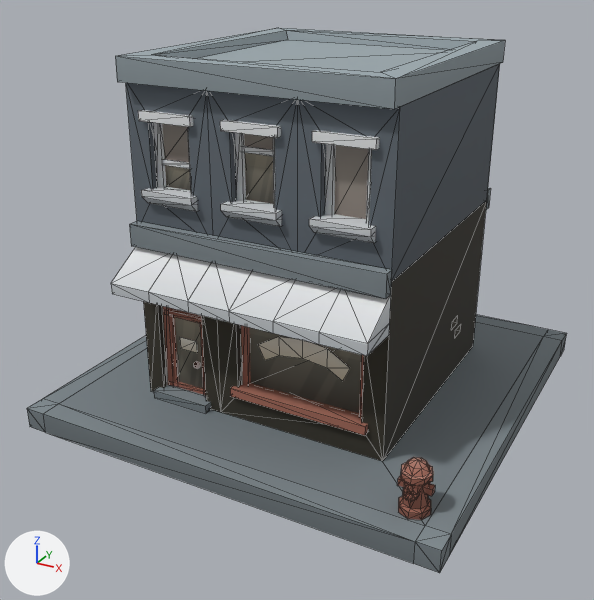
What one commit did to the glTF model public/models/props/cairo-shop.glb.
The view is the same before and after, from a camera (50 mm lens) standing at (1.67, -3.27, 2.08) and looking at (-0.04, -0.17, 0.53). The axes (+X, +Y, +Z) are drawn at lower left. The lights are the same throughout. The picture after the commit comes second. Mesh edges are drawn as thin lines. Where no turn or scale is listed for an object, it has been applied to the vertices. Vertices at exactly the same position are counted once.

Names of what the first picture shows: 'building_A'.
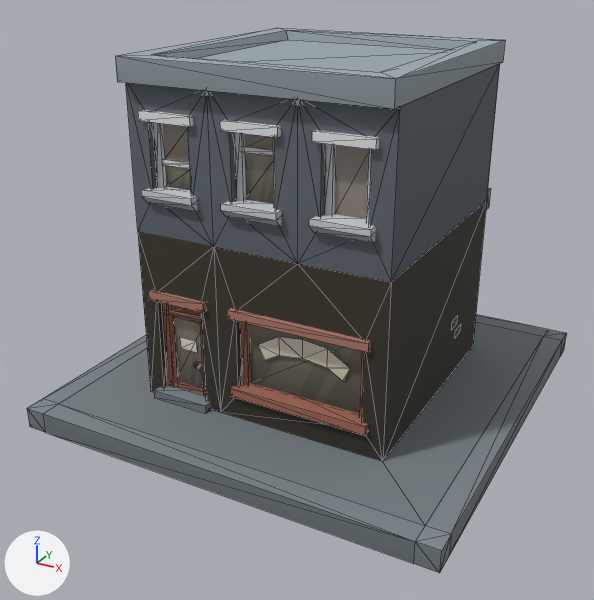
Boxes (x1, y1, x2, y2) around the edits, measured in the pictures (594 x 600 px):
part 1 of me_building_a, deleted (brown): before (398, 457, 433, 520)
part 2 of me_building_a, deleted: before (402, 485, 419, 502)
part 3 of me_building_a, deleted: before (111, 247, 391, 356)
part 4 of me_building_a, deleted: before (397, 475, 435, 496)
part 5 of me_building_a, deleted: before (129, 221, 392, 299)

Patch to the scene script:
```diff
--- a/public/models/props/cairo-shop.glb.py
+++ b/public/models/props/cairo-shop.glb.py
@@ me_building_a @@
 # used by ob_building_a; location = (0.0, 0.0, 0.0)
-me_building_a.from_pydata(...)  # 624 vertices, 813 faces; spans x -1.0..1.0, y -1.0..1.0, z 0.0..1.65
+me_building_a.from_pydata(...)  # 493 vertices, 601 faces; spans x -1.0..1.0, y -1.0..1.0, z 0.0..1.65
+# me_building_a part 1: the loose piece of 65 vertices spanning x 0.76..0.9, y -0.9..-0.76, z 0.1..0.32 is deleted
+# me_building_a part 2: the loose piece of 25 vertices spanning x 0.8..0.86, y -0.9..-0.84, z 0.18..0.24 is deleted
+# me_building_a part 3: the loose piece of 25 vertices spanning x -0.6..0.6, y -0.8..-0.6, z 0.68..0.85 is deleted
+# me_building_a part 4: the loose piece of 8 vertices spanning x 0.76..0.9, y -0.85..-0.81, z 0.19..0.23 is deleted
+# me_building_a part 5: the loose piece of 8 vertices spanning x -0.6..0.6, y -0.65..-0.6, z 0.85..0.95 is deleted
 me_building_a.materials.append(mat_citybits_texture)
```
